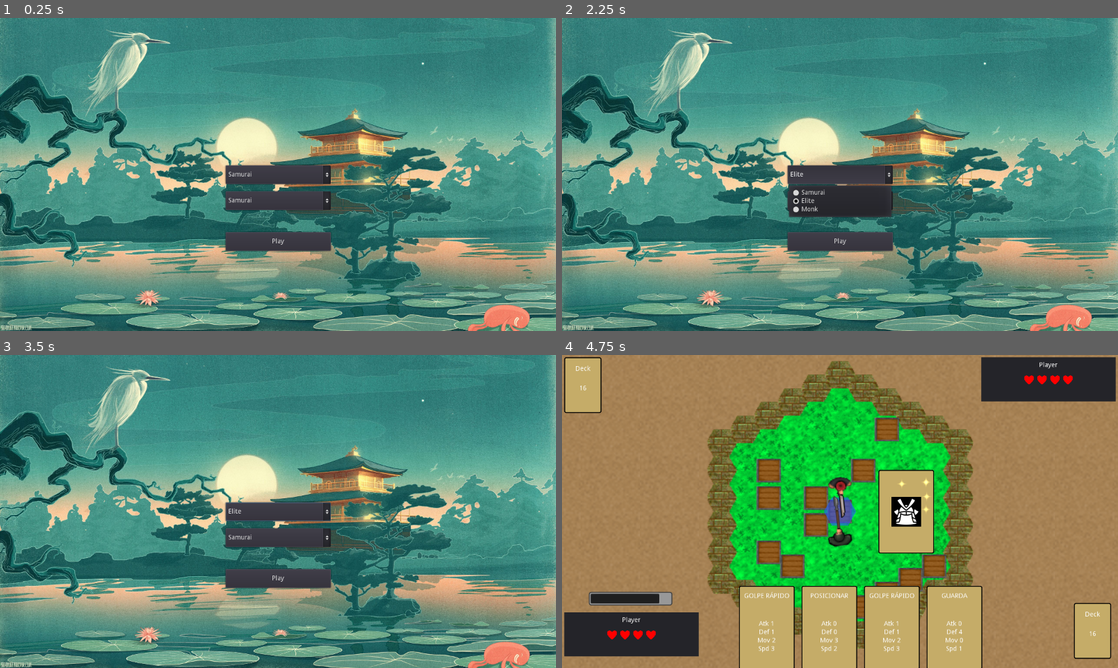
Above: before the commit, frames 1-4 (two rows, left to right).
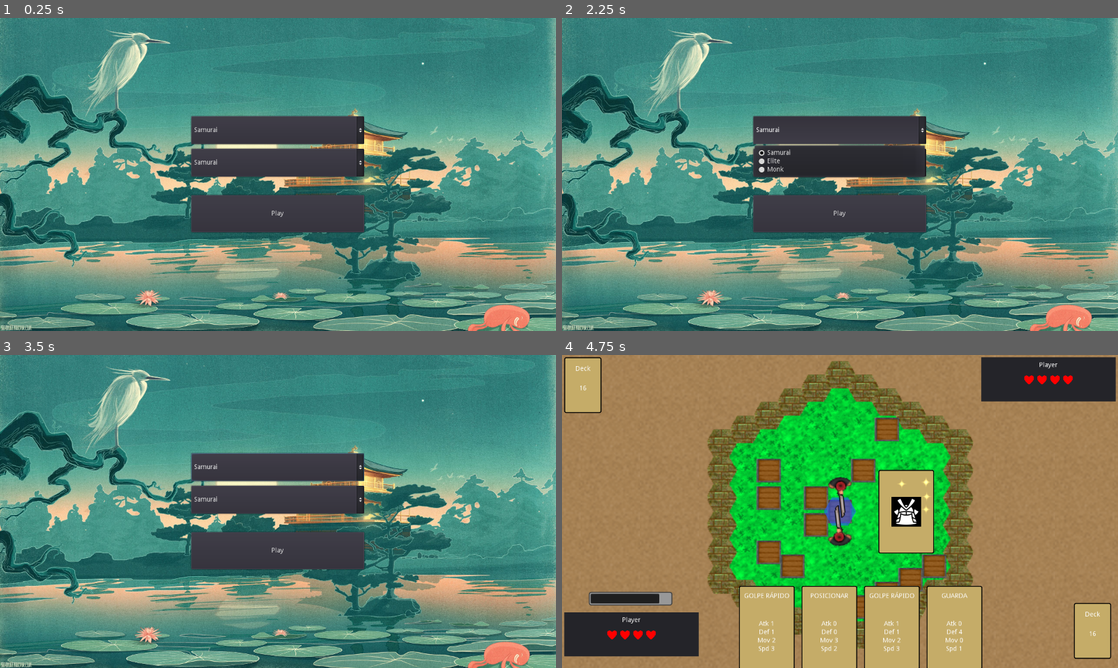
Above: after the commit, the same moments.

Repository: AndreMicheletti/samurai-hex-game
Game: Godot game, scene res://scenes/TitleScreen.tscn
The game is run twice, just before and just after one commit, with the same random seed, the same clock (stepped at 60 frames per second) and the same inputs.
Inputs (mouse positions are in pixels of both pictures, inside the frame that each line leads up to):
- Up to frame 1 (0.25 s): no input
- Up to frame 2 (2.25 s): click "Samurai" at 0.5 s; click "Samurai" at 1.25 s; click "Elite" (after the commit: "Samurai") at 2 s
- Up to frame 3 (3.5 s): click "Play" at 2.75 s
- Up to frame 4 (4.75 s): click "Play" at 3.5 s; move the mouse to (906, 511) at 4.27 s; click (906, 511) at 4.42 s

The runs differ from the first frame. In frame 1, 9.6% of the frame differs, in the area x 34-66%, y 31-75%; in frame 2, 10%; in frame 3, 9.7%; in frame 4, 0.2%.

Commit message:
major changes to core `move_to` func, and enemy behaviour changes

Diff:
--- a/global.gd
+++ b/global.gd
@@ -14,3 +14,6 @@
 
 func set_enemy_class(idx):
 	selectedEnemyClass = classes[idx]
+
+func is_mobile():
+	return OS.get_name() == "Android"
--- a/scenes/TitleScreen.tscn
+++ b/scenes/TitleScreen.tscn
@@ -21,42 +21,62 @@
 "_edit_use_anchors_": false
 }
 
-[node name="PlayerClass" type="OptionButton" parent="."]
+[node name="Center" type="Control" parent="."]
 anchor_left = 0.5
 anchor_top = 0.5
 anchor_right = 0.5
 anchor_bottom = 0.5
-margin_left = -113.5
-margin_top = -20.0
-margin_right = 113.5
-margin_bottom = 20.0
+margin_left = -600.0
+margin_top = -337.5
+margin_right = 600.0
+margin_bottom = 337.5
+__meta__ = {
+"_edit_use_anchors_": false
+}
+
+[node name="VBox" type="VBoxContainer" parent="Center"]
+anchor_left = 0.5
+anchor_right = 0.5
+anchor_bottom = 1.0
+margin_left = -187.0
+margin_right = 186.0
+custom_constants/separation = 10
+alignment = 1
+__meta__ = {
+"_edit_use_anchors_": false
+}
+
+[node name="PlayerClass" type="OptionButton" parent="Center/VBox"]
+margin_top = 212.0
+margin_right = 373.0
+margin_bottom = 272.0
+rect_min_size = Vector2( 0, 60 )
 text = "Player Class"
 __meta__ = {
 "_edit_use_anchors_": false
 }
 
-[node name="EnemyClass" type="OptionButton" parent="."]
-anchor_left = 0.5
-anchor_top = 0.5
-anchor_right = 0.5
-anchor_bottom = 0.5
-margin_left = -113.5
-margin_top = 36.0
-margin_right = 113.5
-margin_bottom = 76.0
+[node name="EnemyClass" type="OptionButton" parent="Center/VBox"]
+margin_top = 282.0
+margin_right = 373.0
+margin_bottom = 342.0
+rect_min_size = Vector2( 0, 60 )
 text = "Enemy Class"
 __meta__ = {
 "_edit_use_anchors_": false
 }
 
-[node name="PlayButton" type="Button" parent="."]
-anchor_left = 0.5
-anchor_top = 0.5
-anchor_right = 0.5
-anchor_bottom = 0.5
-margin_left = -113.5
-margin_top = 124.0
-margin_right = 113.5
-margin_bottom = 164.0
+[node name="space" type="MarginContainer" parent="Center/VBox"]
+margin_top = 352.0
+margin_right = 373.0
+margin_bottom = 372.0
+custom_constants/margin_top = 10
+custom_constants/margin_bottom = 10
+
+[node name="PlayButton" type="Button" parent="Center/VBox"]
+margin_top = 382.0
+margin_right = 373.0
+margin_bottom = 462.0
+rect_min_size = Vector2( 0, 80 )
 text = "Play"
-[connection signal="pressed" from="PlayButton" to="." method="_on_PlayButton_pressed"]
+[connection signal="pressed" from="Center/VBox/PlayButton" to="." method="_on_PlayButton_pressed"]
--- a/scripts/Character.gd
+++ b/scripts/Character.gd
@@ -66,15 +66,18 @@
 		end_turn()
 
 func move_to(target : Vector2, turn = true, ignore_flags = false):
+	yield(get_tree().create_timer(0.1), "timeout")
 	if not ignore_flags and (moving or not active):
 		return
 	var path = world.find_path(self.hex_pos, target)
-	if path.size() > 1 and (path.size() - 1) <= get_remaining_moves():
+	if path.size() > 1:
 		self.moving = true
 		# if has path
 		play_dash()
 		for hex in path:
 			var hex_coords = hex.get_axial_coords()
+			if get_remaining_moves() <= 0:
+				break
 			if hex_coords == self.hex_pos:
 				continue
 			if turn:
@@ -84,9 +87,9 @@
 			$Tween.interpolate_property(self, "position", start_pos, goto_pos, 0.2)
 			$Tween.start()
 			yield($Tween, "tween_completed")
+			self.hex_pos = hex_coords
+			moved += 1
 		# finally
-		moved += path.size() - 1
-		self.hex_pos = target
 		self.moving = false
 		play_idle()
 	emit_signal("move_ended", self)
--- a/scripts/EnemyCharacter.gd
+++ b/scripts/EnemyCharacter.gd
@@ -60,6 +60,7 @@
 
 func move_random():
 	yield(random_wait(), "completed")
+	print("MOVE RANDOM")
 
 	var adjc = get_cell().get_all_adjacent()
 	if adjc.size() <= 0:
@@ -72,11 +73,11 @@
 		dest = adjc.pop_front()
 	# MOVE
 	if dest != null:
-		move_to(dest.get_axial_coords())
-		yield(self, "move_ended")
+		yield(move_to(dest.get_axial_coords()), "completed")
 
 func follow_player():
 	yield(random_wait(), "completed")
+	print("FOLLOW PLAYER")
 
 	var aux_path = world.find_path(hex_pos, game.player.hex_pos)
 	var path = []
@@ -88,8 +89,10 @@
 
 	# move following path
 	var hex = path.pop_back()
-	move_to(hex)
-	yield(self, "move_ended")
+	if not hex:
+		yield(move_random(), "completed")
+	else:
+		yield(move_to(hex), "completed")
 
 func end_turn():
 	if not active:
--- a/scripts/TitleScreen.gd
+++ b/scripts/TitleScreen.gd
@@ -1,4 +1,7 @@
 extends Control
+
+onready var player_class = $Center/VBox/PlayerClass
+onready var enemy_class = $Center/VBox/EnemyClass
 
 # Called when the node enters the scene tree for the first time.
 func _ready():
@@ -8,13 +11,13 @@
 	var classes = ["Samurai", "Elite", "Monk"]
 
 	for cls in classes:
-		$PlayerClass.add_item(cls)
-		$EnemyClass.add_item(cls)
+		player_class.add_item(cls)
+		enemy_class.add_item(cls)
 
 
 func _on_PlayButton_pressed():
 	# On play button pressed
 	var game_scene = load("res://scenes/Game.tscn")
-	global.set_player_class($PlayerClass.selected)
-	global.set_enemy_class($EnemyClass.selected)
+	global.set_player_class(player_class.selected)
+	global.set_enemy_class(enemy_class.selected)
 	get_tree().change_scene_to(game_scene)
--- a/scripts/World.gd
+++ b/scripts/World.gd
@@ -71,11 +71,12 @@
 		block.position = get_grid().get_hex_center(cell.get_axial_coords())
 		$Tileset.add_child(block)
 
-		# also add highlight
-		var block_2 = highlight_scene.instance()
-		block_2.hex_pos = cell.get_axial_coords()
-		$Highlights.add_child(block_2)
-		block_2.init(self)
+		if not global.is_mobile():
+			# also add highlight
+			var block_2 = highlight_scene.instance()
+			block_2.hex_pos = cell.get_axial_coords()
+			$Highlights.add_child(block_2)
+			block_2.init(self)
 
 	# build boxes
 	var available = []
